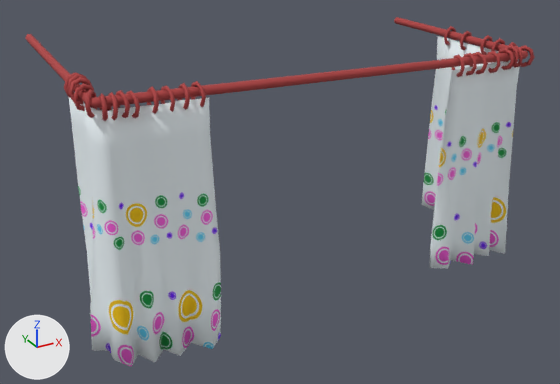
One commit to the FBX model Assets/3D/Environment/BathroomCourtain.FBX: the scene before it, then after it.
One viewpoint serves both versions: a 50 mm lens placed at (-10.42, -18.45, 13.75), pointed at (-0.42, -0.27, 4.67). The axes (+X, +Y, +Z) are drawn at lower left. The lights are the same throughout. Where no turn or scale is listed for an object, it has been applied to the vertices.

Before the edit, the objects in view are built like this:
```python
me_mesh = bpy.data.meshes.new('Mesh')
me_mesh.from_pydata(...)  # 1216 vertices, 1206 faces; spans x -6.7..6.7, y -3.22..3.22, z 2.08..9.26
# faces by material slot: [874, 332]
me_mesh.materials.append(mat_granate)  # red #af4242
me_mesh.materials.append(mat_material__2111)  # picture img_fabricpoint_png
# before: 954 (-6.62, -1.86, 3.43) at pixel (90, 309), 955 (-6.7, -1.86, 2.25) at pixel (91, 350), 1128 (-6.56, -1.88, 3.43) at pixel (92, 308), 1129 (-6.63, -1.86, 2.23) at pixel (94, 350)
ob_bathroomcourtain = bpy.data.objects.new('BathroomCourtain', me_mesh)
ob_bathroomcourtain.location = (0.0, 0.0, 0.0)
```
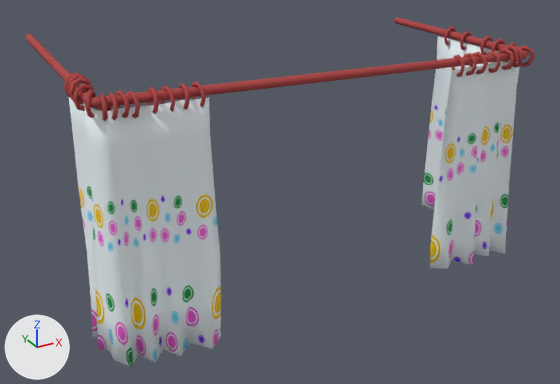
What the commit changed:
me_mesh is used by ob_bathroomcourtain; location (0.0, 0.0, 0.0).
me_mesh had 1216 vertices, 1206 faces and spanned x -6.7..6.7, y -3.22..3.22, z 2.08..9.26.
me_mesh now has 1216 vertices, 1206 faces and spans x -6.54..6.7, y -3.22..3.22, z 2.08..9.26.
Part 1, on me_mesh:
Vertices 954, 955, 1128, 1129 of me_mesh move by (0.16, 0.0, 0.0).
Vertex 936 of me_mesh moves from (-6.42, -1.81, 4.62) at pixel (92, 264) to (-6.42, -1.85, 4.62) at pixel (93, 265).
Vertex 1113 of me_mesh moves from (-6.37, -1.83, 4.62) to (-6.37, -1.87, 4.62).
me_mesh part 2: texture (UV) coordinates of 202 of 1206 faces, centred in x -6.5..6.52, y -2.96..1.23, z 2.11..8.86, changed; they spanned u -0.16..1.17, v -0.03..1.04 and now span u -0.25..4.46, v -0.03..1.04.

Where the change shows, as pixel boxes [x1, y1, x2, y2] in the pictures (560 x 384 px; the box of a moved part takes in the faces that stretch with it):
'BathroomCourtain', reshaped, surface changed: [26, 17, 535, 366] in both
part 1 of me_mesh, moved or reshaped: before [90, 208, 109, 351]; after [93, 208, 109, 351]
part 2 of me_mesh, surface changed: [69, 36, 520, 366] in both
